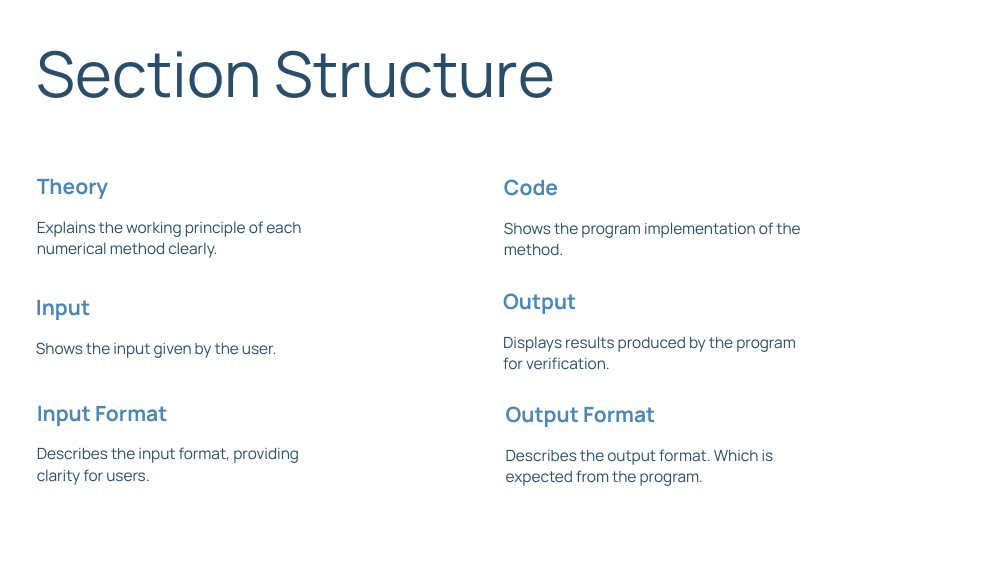
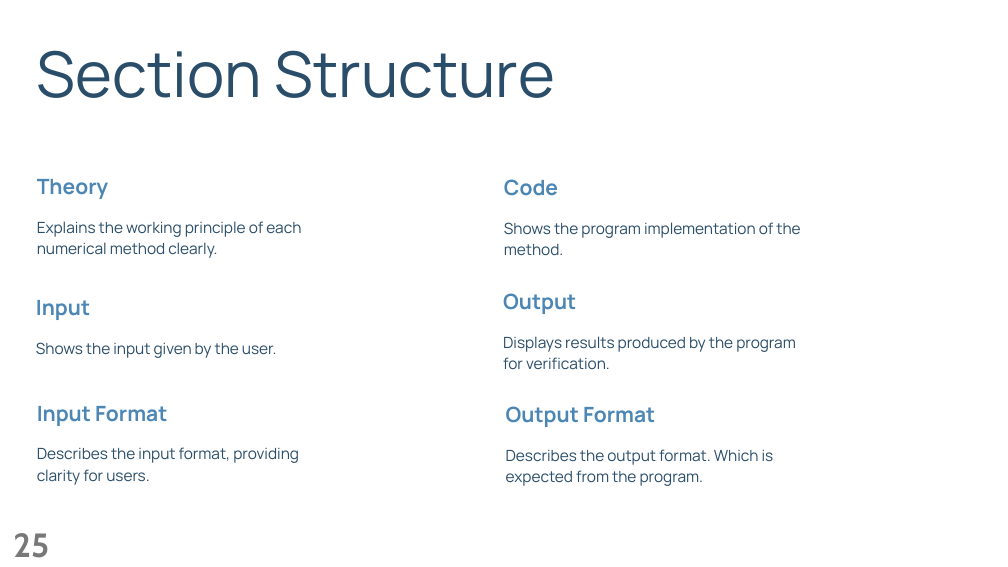
Before and after one commit to Sakib-008/Numerical-Lab-Project, a slide deck: slide 25 of Numerical Presentation (Final).pptx (slide 24 before the commit). Drawn at 1008x567 pixels with LibreOffice and Linux fonts; fonts in the diff are those of the drawing. Boxes give left, top, right and bottom in pixels: in the first picture for what was removed or moved away, otherwise in the second. Text is boxed around its words. In the diff, an @@ line names an element or a change of style, - is before the commit and + after.

```diff
--- a/Numerical Presentation (Final).pptx
+++ b/Numerical Presentation (Final).pptx
@@ page number added at bbox=[13, 533, 49, 558], 32 pt, text #797979, bold @@
+25
```
Also in this commit, not shown: 20 other slides changed, 5 slides added, 4 slides removed.
